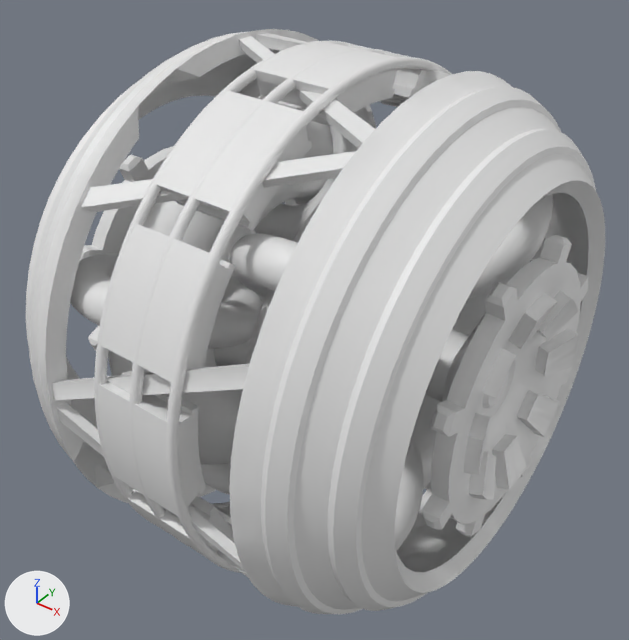
Before and after pictures for a commit that changed the Blender file 3D/outfits/core_system_basic_m1.blend.
Rendered twice from a camera (50 mm lens) standing at (5.31, -7.19, 5.86) and looking at (-0.09, -0.11, -0.05). Every picture has the same lights, and +X, +Y and +Z are marked at lower left. Materials are left out; every surface is plain grey.

The scene before the commit, as lines of its bpy script (objects in view):
```python
me_cylinder = bpy.data.meshes.new('Cylinder')
me_cylinder.from_pydata(...)  # 4952 vertices, 4800 faces; spans x -3.0..3.0, y -3.0..3.0, z -0.5..0.5
me_cylinder.polygons.foreach_set('use_smooth', [True] * 4800)
# faces by material slot: [4176, 288, 336]
me_cylinder.materials.append(mat_dark_metal_001)
me_cylinder.materials.append(mat_green_glow_002)
me_cylinder.materials.append(mat_metal_002)
me_metal_001 = bpy.data.meshes.new('metal.001')
me_metal_001.from_pydata(...)  # 2136 vertices, 2168 faces; spans x -6.32..6.32, y -5.04..5.04, z -6.32..6.32
# faces by material slot: [1352, 48, 768]
me_metal_001.materials.append(mat_metal)
me_metal_001.materials.append(mat_dark_metal)
me_metal_001.materials.append(mat_grey)
me_pipes_small = bpy.data.meshes.new('pipes_small')
me_pipes_small.from_pydata(...)  # 2048 vertices, 2048 faces; spans x -4.21..4.21, y -2.25..2.25, z -4.21..4.21
me_pipes_small.materials.append(mat_green)
ob_cylinder = bpy.data.objects.new('Cylinder', me_cylinder)
ob_cylinder.location = (0.0, 0.0, 0.0)
ob_cylinder.rotation_euler = (0.0, 1.571, 0.0)  # degrees (0, 90, 0)
ob_cylinder.scale = (1.05, 1.05, 1.05)
_m = ob_cylinder.modifiers.new('EdgeSplit', 'EDGE_SPLIT')
ob_metal = bpy.data.objects.new('metal', me_metal_001)
ob_metal.location = (0.0, 0.0, 0.0)
ob_metal.rotation_euler = (1.571, 1.571, 0.0)  # degrees (90, 90, 0)
ob_metal.scale = (0.5, 0.5, 0.5)
_m = ob_metal.modifiers.new('EdgeSplit', 'EDGE_SPLIT')
ob_pipes_small = bpy.data.objects.new('pipes_small', me_pipes_small)
ob_pipes_small.location = (1.0, 0.0, 0.0)
ob_pipes_small.rotation_euler = (1.571, 1.571, 0.0)  # degrees (90, 90, 0)
ob_pipes_small.scale = (0.5, 0.5, 0.5)
_m = ob_pipes_small.modifiers.new('Subsurf', 'SUBSURF')
_m.render_levels = 1
# also in view: 'tube.001' at (-1.0, 0.0, 0.0); 'rings' at (0.0, 0.0, 0.0); 'pipes_small.001' at (-1.0, 0.0, 0.0); 'base' at (0.0, 0.0, 0.0); 'tube' at (1.0, 0.0, 0.0)
```
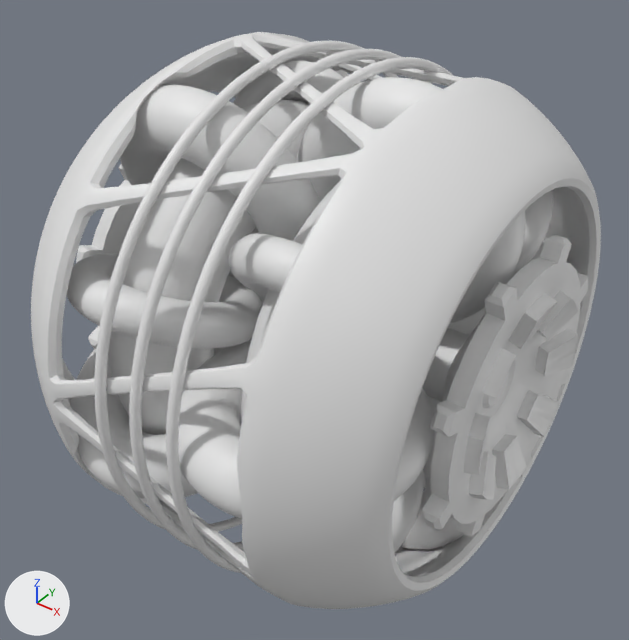
Where the change shows, as pixel boxes [x1, y1, x2, y2] in the pictures (629 x 640 px):
```json
{"object": "metal", "change": "reshaped, modifiers changed", "before": [26, 29, 605, 614], "after": [31, 32, 601, 609]}
{"object": "Cylinder", "change": "deleted", "before": [98, 42, 431, 556]}
{"object": "pipes_big", "change": "added", "after": [179, 77, 545, 550]}
{"object": "pipes_big.001", "change": "added", "after": [70, 85, 320, 499]}
{"part": 1, "of": "me_metal_001", "change": "deleted", "before": [26, 32, 246, 459]}
{"part": 2, "of": "me_metal_001", "change": "deleted", "before": [261, 87, 596, 614]}
```

Scene script edits in JSON lines:
```json
{"block": "me_metal_001", "where": "# used by ob_metal; location = (0.0, 0.0, 0.0); rotation_euler = (1.571, 1.571, 0.0), in degrees (90, 90, 0); scale = (0.5, 0.5, 0.5)"}
{"op": "remove", "block": "me_metal_001", "code": "me_metal_001.from_pydata(...)  # 2136 vertices, 2168 faces; spans x -6.32..6.32, y -5.04..5.04, z -6.32..6.32"}
{"op": "add", "block": "me_metal_001", "code": "me_metal_001.from_pydata(...)  # 1624 vertices, 1656 faces; spans x -6.32..6.32, y -5.04..5.04, z -6.32..6.32"}
{"block": "me_metal_001", "change": "me_metal_001 part 1: 256 vertices removed from x -6.14..6.14, y -4.59..-3.23, z -6.14..6.14"}
{"block": "me_metal_001", "change": "me_metal_001 part 2: 256 vertices removed from x -6.14..6.14, y 3.23..4.59, z -6.14..6.14"}
{"op": "add", "block": "me_mesh", "code": ["me_mesh = bpy.data.meshes.new('mesh')", "me_mesh.from_pydata(...)  # a torus around z (ring radius 2.0, tube radius 0.75) spanning x 0.75..6.25, y -2.75..2.75, z -0.75..0.75; a torus around x (ring radius 2.0, tube radius 0.75) spanning x -0.75..0.75, y -2.75..2.75, z 0.75..6.25; a torus around z (ring radius 2.0, tube radius 0.75) spanning x -6.25..-0.75, y -2.75..2.75, z -0.75..0.75; a torus around x (ring radius 2.0, tube radius 0.75) spanning x -0.75..0.75, y -2.75..2.75, z -6.25..-0.75"]}
{"op": "remove", "block": "ob_cylinder", "code": ["ob_cylinder = bpy.data.objects.new('Cylinder', me_cylinder)", "ob_cylinder.location = (0.0, 0.0, 0.0)", "ob_cylinder.rotation_euler = (0.0, 1.571, 0.0)  # degrees (0, 90, 0)", "ob_cylinder.scale = (1.05, 1.05, 1.05)", "_m = ob_cylinder.modifiers.new('EdgeSplit', 'EDGE_SPLIT')"]}
{"op": "add", "block": "ob_metal", "code": "_m = ob_metal.modifiers.new('Subsurf', 'SUBSURF')"}
{"op": "add", "block": "ob_metal", "code": "_m.render_levels = 1"}
{"op": "add", "block": "ob_pipes_big", "code": ["ob_pipes_big = bpy.data.objects.new('pipes_big', me_mesh)", "ob_pipes_big.location = (1.0, 0.0, 0.0)", "ob_pipes_big.rotation_euler = (1.571, 1.571, 0.0)  # degrees (90, 90, 0)", "ob_pipes_big.scale = (0.5, 0.5, 0.5)", "_m = ob_pipes_big.modifiers.new('Subsurf', 'SUBSURF')", "_m.render_levels = 1"]}
{"op": "add", "block": "ob_pipes_big_001", "code": ["ob_pipes_big_001 = bpy.data.objects.new('pipes_big.001', me_mesh.copy())", "ob_pipes_big_001.location = (-1.0, 0.0, 0.0)", "ob_pipes_big_001.rotation_euler = (0.0, 1.964, -1.571)  # degrees (0, 113, -90)", "ob_pipes_big_001.scale = (0.5, 0.5, 0.5)", "_m = ob_pipes_big_001.modifiers.new('Subsurf', 'SUBSURF')", "_m.render_levels = 1"]}
```
